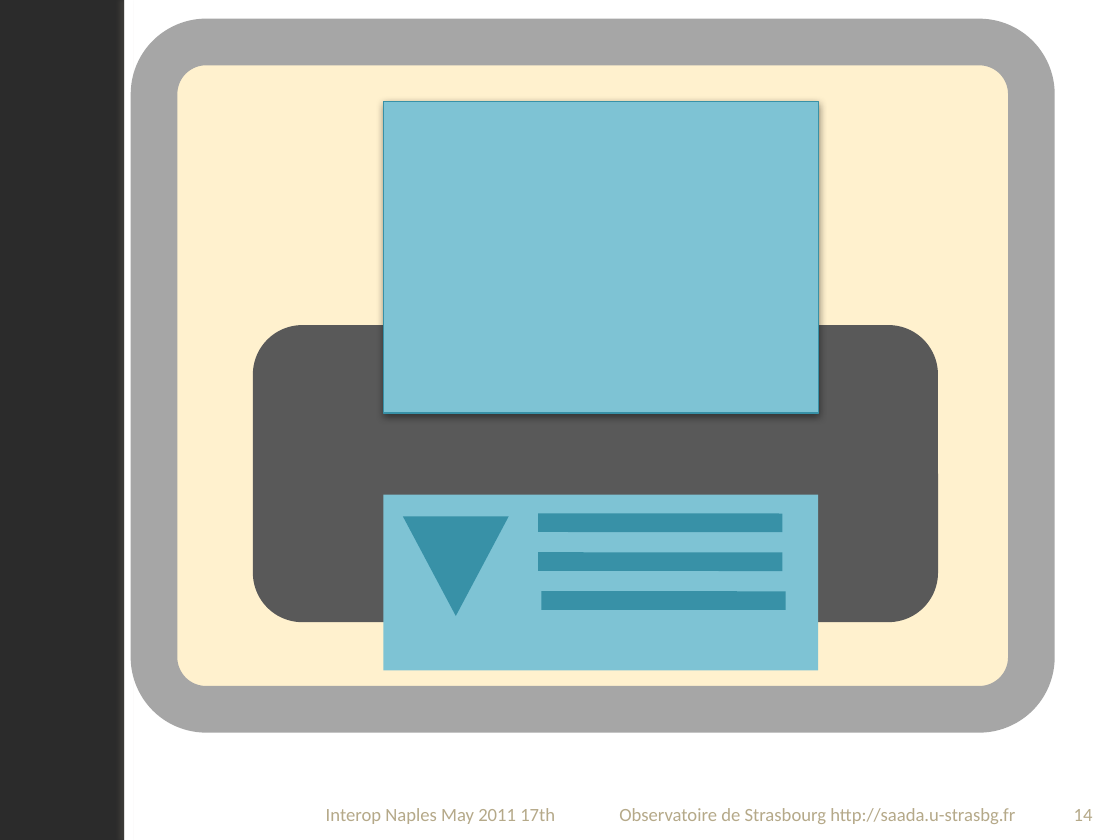
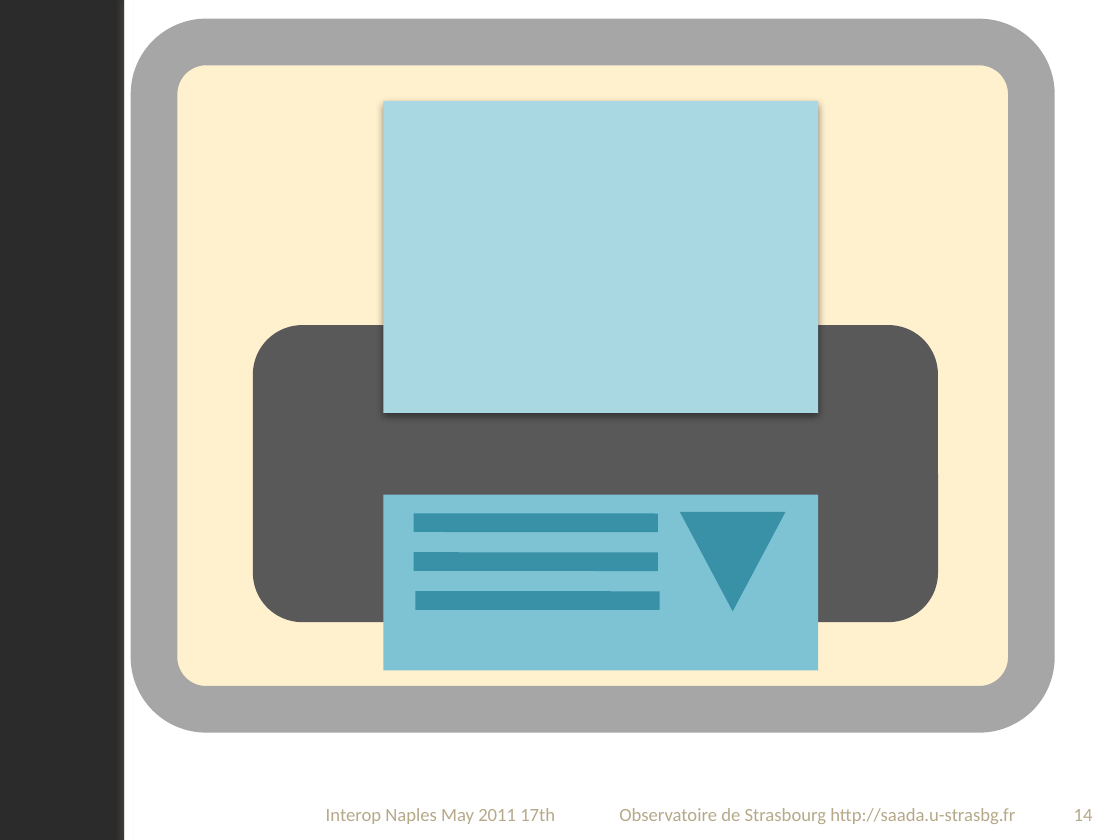
Before and after one commit to lmichel/saada, a slide deck: slide 14 of saadasvn/graphicalstuff/IconSource.pptx. Drawn at 1120x840 pixels with LibreOffice and Linux fonts; fonts in the diff are those of the drawing; background and template pictures are left out; a plain dark background stands for a picture behind light text. Boxes give left, top, right and bottom in pixels: in the first picture for what was removed or moved away, otherwise in the second. Text is boxed around its words. In the diff, an @@ line names an element or a change of style, - is before the commit and + after.

```diff
--- a/saadasvn/graphicalstuff/IconSource.pptx
+++ b/saadasvn/graphicalstuff/IconSource.pptx
@@ rectangle at (383, 101, 818, 412): fill #7EC3D4 to #A9D7E2; outline #3891A7 0.75 pt to none @@
@@ 3 lines: place and size @@
-3 lines at (539, 523, 785, 600)
+3 lines at (413, 523, 660, 600)
@@ triangle: place and size @@
-triangle at (403, 516, 508, 616)
+triangle at (680, 512, 785, 612)
```
Also in this commit, not shown: 1 other file.
